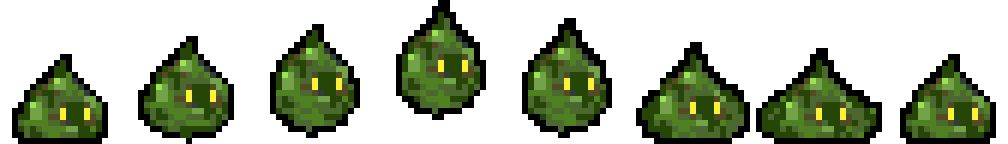
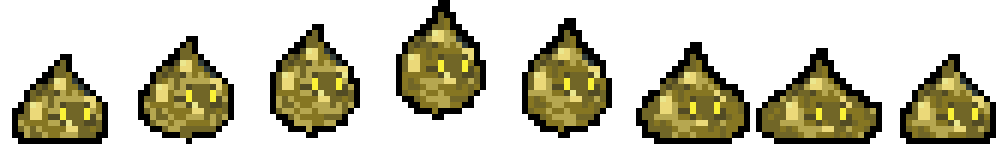
Comparing the layer stacks of the two 1008x144 images. Changes:
added group "Blop_V2" with 8 layers above "Blop_V1" over [18, 12, 990, 138]
added layer "Ebene 17" in group "Blop_V2" over [276, 30, 354, 132]
added layer "Ebene 16" in group "Blop_V2" over [402, 12, 480, 114]
added layer "Ebene 15" in group "Blop_V2" over [528, 30, 606, 132]
added layer "Ebene 14" in group "Blop_V2" over [642, 54, 744, 138]
added layer "Ebene 13" in group "Blop_V2" over [762, 60, 876, 138]
added layer "Ebene 12" in group "Blop_V2" over [906, 60, 990, 138]
added layer "Ebene 11" in group "Blop_V2" over [144, 42, 228, 138]
added layer "Ebene 10" in group "Blop_V2" over [18, 60, 102, 138]
added group "Blop_V1" with 8 layers over [18, 12, 990, 138]
moved "Ebene 9" into group "Blop_V1" over [906, 60, 990, 138]
moved "Ebene 8" into group "Blop_V1" over [762, 60, 876, 138]
moved "Ebene 7" into group "Blop_V1" over [642, 54, 744, 138]
moved "Ebene 6" into group "Blop_V1" over [528, 30, 606, 132]
moved "Ebene 5" into group "Blop_V1" over [402, 12, 480, 114]
moved "Ebene 4" into group "Blop_V1" over [276, 30, 354, 132]
moved "Ebene 3" into group "Blop_V1" over [144, 42, 228, 138]
moved "Ebene 2" into group "Blop_V1" over [18, 60, 102, 138]
